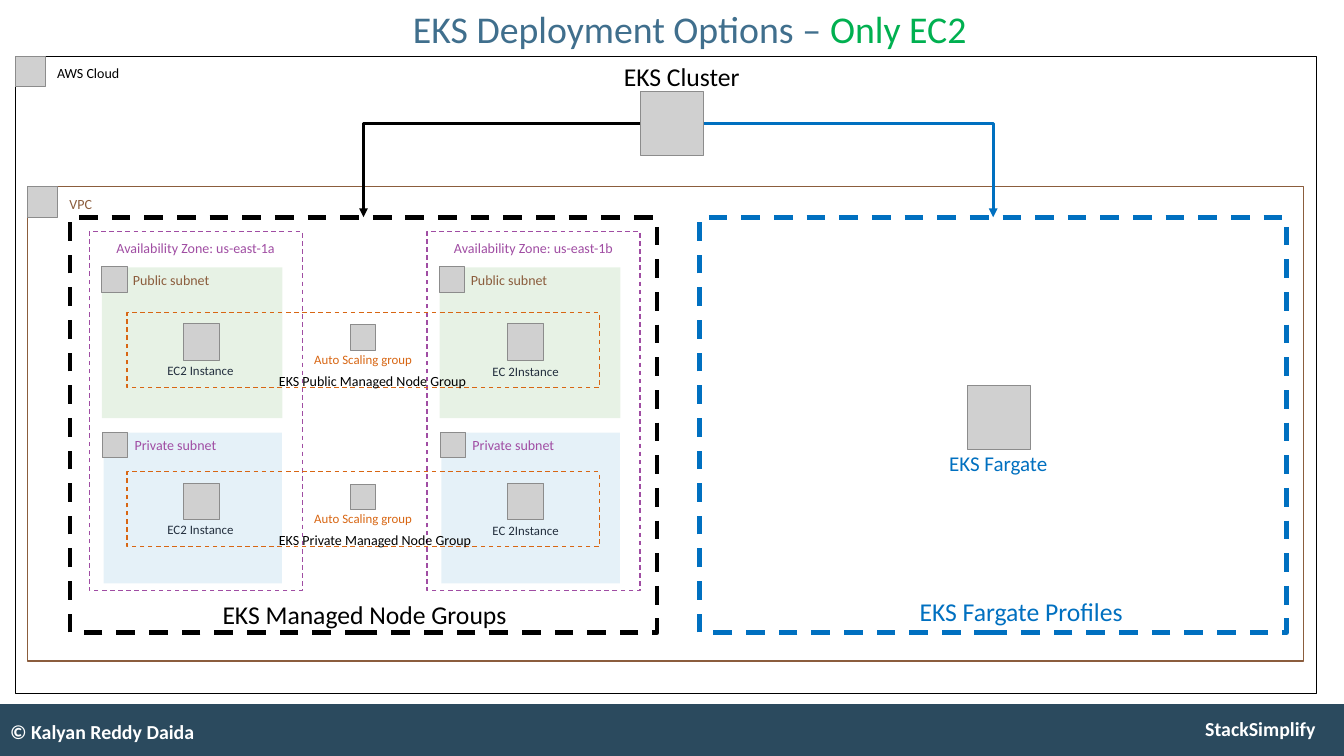
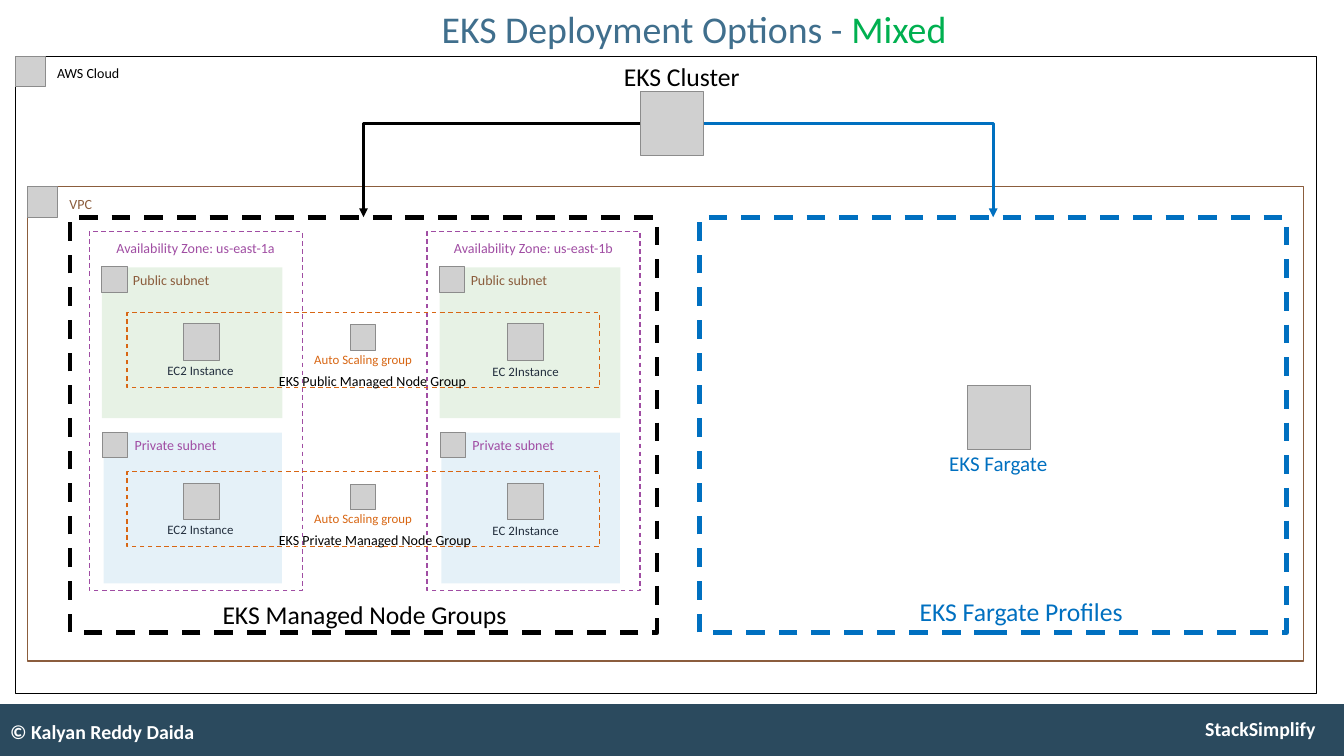
Before and after one commit to talvionyx/aws-eks-kubernetes-masterclass, a slide deck: slide 112 of presentation/AWS-Fargate-and-EKS-Masterclass.pptx (slide 98 before the commit). Drawn at 1344x756 pixels with LibreOffice and Linux fonts; fonts in the diff are those of the drawing; grey boxes stand for pictures. Boxes give left, top, right and bottom in pixels: in the first picture for what was removed or moved away, otherwise in the second. Text is boxed around its words. In the diff, an @@ line names an element or a change of style, - is before the commit and + after.

```diff
--- a/presentation/AWS-Fargate-and-EKS-Masterclass.pptx
+++ b/presentation/AWS-Fargate-and-EKS-Masterclass.pptx
@@ title at [442,16,946,49]: text changed @@
-EKS Deployment Options – Only EC2
+EKS Deployment Options - Mixed
```
Also in this commit, not shown: 1 other slide changed, 11 slides added, 2 other files.
